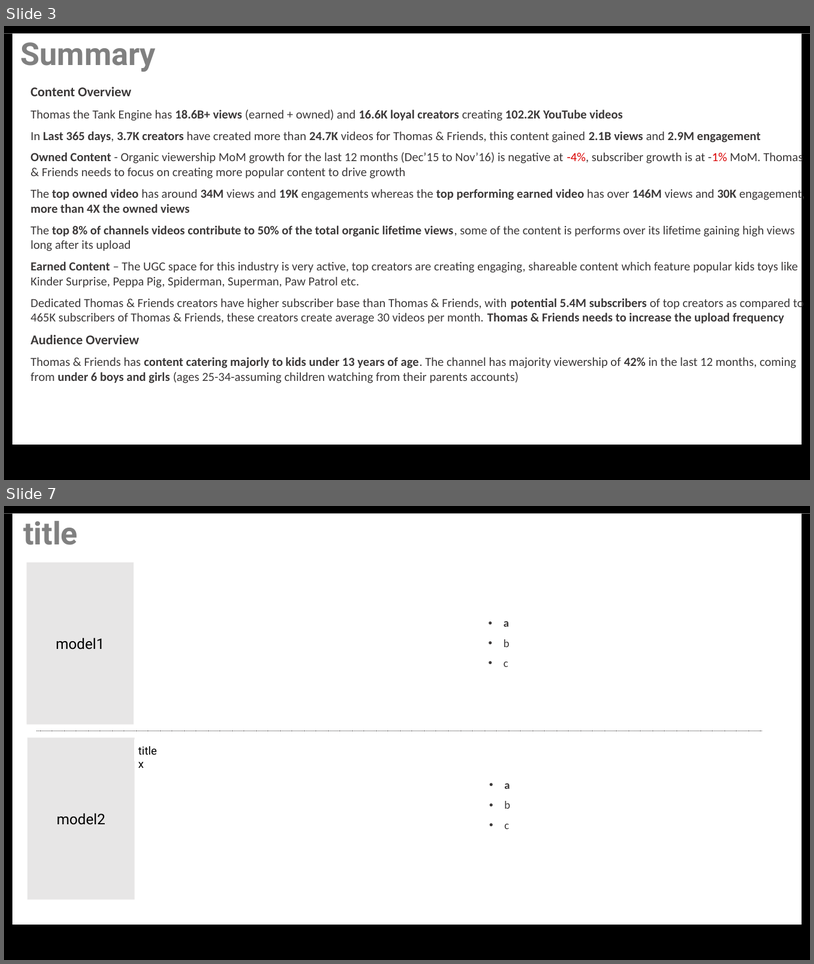
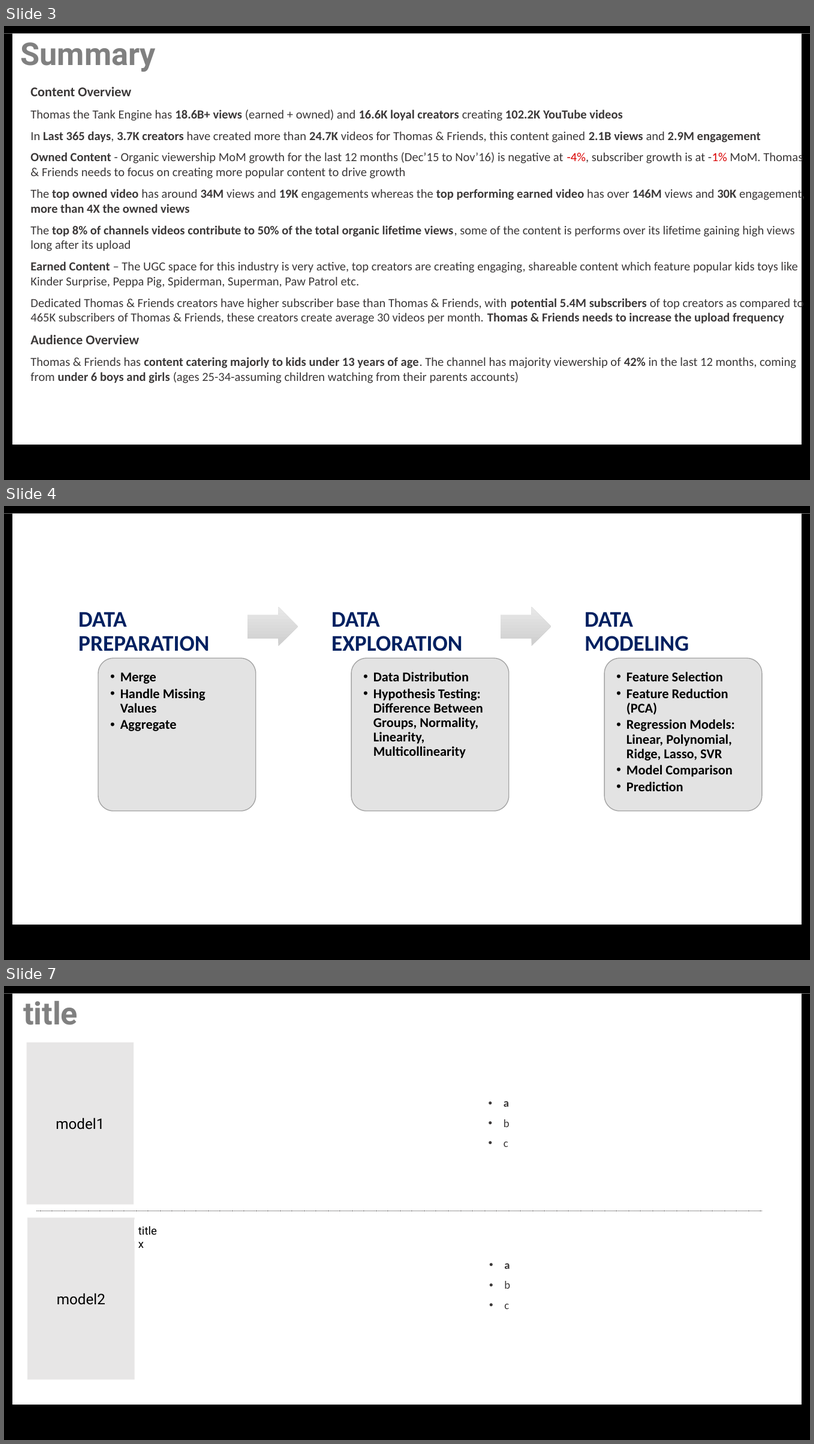
Before and after one commit to ruhama-ahale/soccer_project, a slide deck: Capstone_Final_Report/capstone_project_slide_soccer.pptx. Shown one above the other, each under a label of ours: slides 3 and 7 before the commit, slides 3, 4 and 7 after it; the slides between them are not shown. The pictures are 814x964 and 814x1444 pixels, drawn with LibreOffice and Linux fonts; fonts in the diff are those of the drawing. Boxes give left, top, right and bottom in pixels: in the first picture for what was removed or moved away, otherwise in the second. Text is boxed around its words. In the diff, an @@ line names an element or a change of style, - is before the commit and + after.

```diff
--- a/Capstone_Final_Report/capstone_project_slide_soccer.pptx
+++ b/Capstone_Final_Report/capstone_project_slide_soccer.pptx
@@ slide 4 added at (4,506,810,960), background #FFFFFF; not listed: 4 template elements that a slide beside it also shows @@
@@ group added at (66,595,762,810): 6 rounded rectangles, 6 texts, 2 right arrows @@
+DATA PREPARATION
+  • Merge
+  • Handle Missing Values
+  • Aggregate
+DATA EXPLORATION
+  • Data Distribution
+  • Hypothesis Testing: Difference Between Groups, Normality, Linearity, Multicollinearity
+DATA MODELING
+  • Feature Selection
+  • Feature Reduction (PCA)
+  • Regression Models: Linear, Polynomial, Ridge, Lasso, SVR
+  • Model Comparison
+  • Prediction
```
Also in this commit, not shown: 2 other slides added, 3 slides removed, 6 other files.
